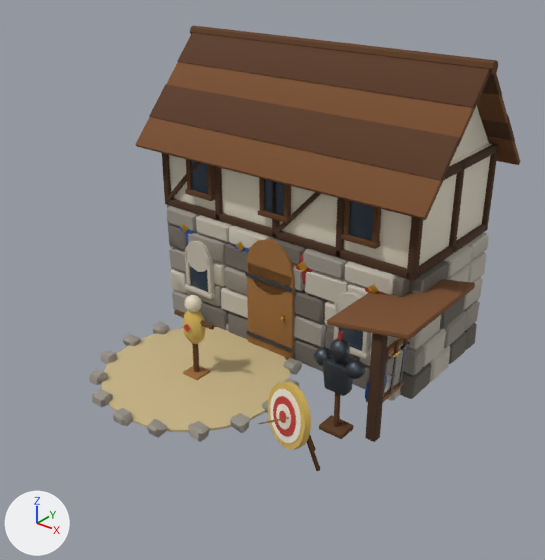
Before and after pictures for a commit that changed the glTF model modele3d/export/mapa/koszary_poz14.glb.
Before and after are seen from a 50 mm lens placed at (8.68, -10.65, 8.42), pointed at (0.42, -0.32, 2.02). Lighting does not change. The marker at lower left points along +X, +Y and +Z. The first picture is the older version. Vertices at exactly the same position are counted once.

Names of what the first picture shows: 'koszary_poz14'.
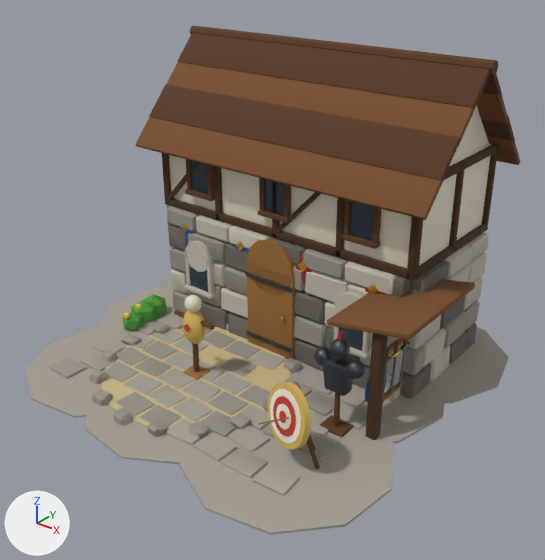
Pixel boxes [x1, y1, x2, y2] of what changed, in the pictures (545 x 560 px):
'koszary_poz14', reshaped (15% wider, 14% taller): before [89, 25, 520, 471]; after [25, 25, 520, 535]
part 1 of me_koszary_poz14, added: after [25, 326, 105, 418]
part 2 of me_koszary_poz14, added: after [97, 288, 175, 352]
part 3 of me_koszary_poz14, added: after [162, 276, 175, 310]
part 4 of me_koszary_poz14, added: after [86, 384, 188, 464]
part 5 of me_koszary_poz14, added: after [179, 424, 394, 535]
part 6 of me_koszary_poz14, added: after [286, 359, 445, 443]
part 7 of me_koszary_poz14, added: after [398, 327, 509, 404]
part 8 of me_koszary_poz14, added: after [131, 300, 158, 323]
part 9 of me_koszary_poz14, added: after [123, 312, 143, 331]
part 10 of me_koszary_poz14, built on: before [141, 329, 173, 340]; after [49, 294, 367, 496]

Diff of the bpy script that builds the scene:
```diff
--- a/modele3d/export/mapa/koszary_poz14.glb.py
+++ b/modele3d/export/mapa/koszary_poz14.glb.py
@@ mat_mapa_paving @@
+mat_mapa_paving = principled_material('mapa_paving')
+mat_mapa_paving.base_color = (0.392, 0.356, 0.305)  # grey #a8a196
+mat_mapa_paving.roughness = 0.95
@@ mat_mapa_flower_y @@
+mat_mapa_flower_y = principled_material('mapa_flower_y')
+mat_mapa_flower_y.base_color = (0.888, 0.631, 0.0685)  # yellow #f2d04a
+mat_mapa_flower_y.roughness = 0.7
@@ mat_mapa_flower_r @@
+mat_mapa_flower_r = principled_material('mapa_flower_r')
+mat_mapa_flower_r.base_color = (0.745, 0.0648, 0.0648)  # red #e04848
+mat_mapa_flower_r.roughness = 0.7
@@ mat_mapa_leaves @@
+mat_mapa_leaves = principled_material('mapa_leaves')
+mat_mapa_leaves.base_color = (0.0782, 0.323, 0.0423)  # green #4f9a3a
+mat_mapa_leaves.roughness = 0.85
@@ me_koszary_poz14 @@
 # used by ob_koszary_poz14; location = (0.0, 0.0, 0.0)
-me_koszary_poz14.from_pydata(...)  # 8650 vertices, 16296 faces; spans x -3.5..3.89, y -3.59..3.77, z -0.04..6.22
+me_koszary_poz14.from_pydata(...)  # 10078 vertices, 18880 faces; spans x -4.51..4.33, y -4.19..4.01, z -0.13..6.22
+# me_koszary_poz14 part 1: a new loose piece, a 10-sided cylinder along z spanning x -3.932..-0.403, y -4.098..-0.595, z 0.005..0.045, in mat_mapa_paving (grey #a8a196)
+# me_koszary_poz14 part 2: a new loose piece, a 10-sided cylinder along z spanning x -4.256..-0.674, y -1.983..1.768, z 0.004..0.046, in mat_mapa_paving (grey #a8a196)
+# me_koszary_poz14 part 3: a new loose piece, a 10-sided cylinder along z spanning x -4.505..-0.488, y 0.082..4.008, z 0.003..0.047, in mat_mapa_paving (grey #a8a196)
+# me_koszary_poz14 part 4: a new loose piece, a 10-sided cylinder along z spanning x -1.952..1.589, y -4.185..-0.699, z 0.004..0.046, in mat_mapa_paving (grey #a8a196)
+# me_koszary_poz14 part 5: a new loose piece, a 10-sided cylinder along z spanning x 0.546..4.218, y -4.191..-0.474, z 0.003..0.047, in mat_mapa_paving (grey #a8a196)
+# me_koszary_poz14 part 6: a new loose piece, a 10-sided cylinder along z spanning x 0.094..3.952, y -1.745..2.031, z 0.002..0.048, in mat_mapa_paving (grey #a8a196)
+# me_koszary_poz14 part 7: a new loose piece, a 10-sided cylinder along z spanning x 0.578..4.327, y 0.24..3.907, z 0.001..0.049, in mat_mapa_paving (grey #a8a196)
+# me_koszary_poz14 part 8: a new loose piece, an icosphere of 20 faces spanning x -3.44..-2.85, y -0.84..-0.28, z -0.13..0.53, in mat_mapa_leaves (green #4f9a3a)
+# me_koszary_poz14 part 9: a new loose piece, an icosphere of 20 faces spanning x -3.26..-2.81, y -1.23..-0.8, z -0.05..0.45, in mat_mapa_leaves (green #4f9a3a)
+# me_koszary_poz14 part 10: 1 vertex moved within x -2.44, y -1.01, z 0.08; 1116 vertices added at x -3.48..2.97, y -3.27..0.06, z -0.12..0.52
+# other edits to the shape of me_koszary_poz14 do not show in these pictures
 me_koszary_poz14.materials.append(mat_mapa_stone)
@@ me_koszary_poz14 @@
 me_koszary_poz14.materials.append(mat_mapa_coal)
+me_koszary_poz14.materials.append(mat_mapa_paving)  # grey #a8a196
+me_koszary_poz14.materials.append(mat_mapa_leaves)  # green #4f9a3a
+me_koszary_poz14.materials.append(mat_mapa_flower_y)  # yellow #f2d04a
+me_koszary_poz14.materials.append(mat_mapa_flower_r)  # red #e04848
```
